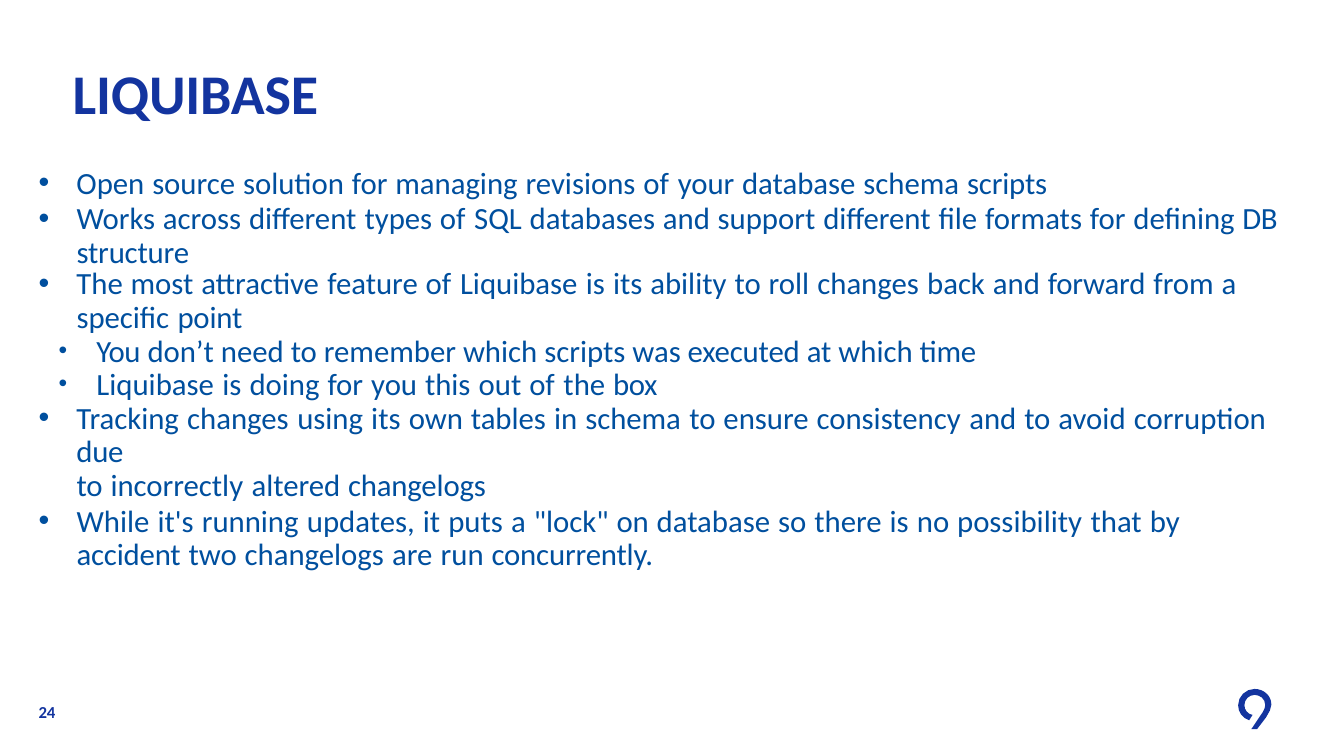
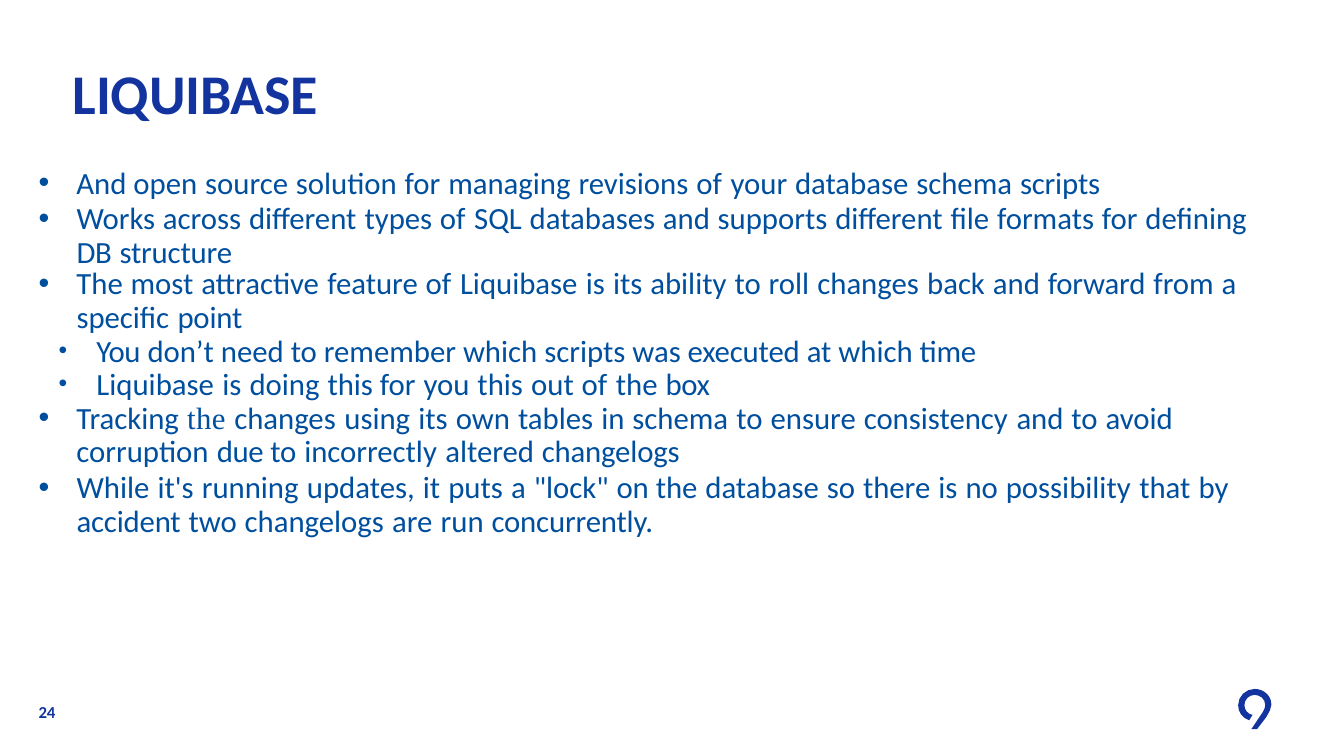
Before and after one commit to levinine/code9-2024, a slide deck: slide 24 of day-3-microservices/Understanding_Microservices.pptx. Drawn at 1344x756 pixels with LibreOffice and Linux fonts; fonts in the diff are those of the drawing; background and template pictures are left out. Boxes give left, top, right and bottom in pixels: in the first picture for what was removed or moved away, otherwise in the second. Text is boxed around its words. In the diff, an @@ line names an element or a change of style, - is before the commit and + after.

Commit message:
Changed LB slides

```diff
--- a/day-3-microservices/Understanding_Microservices.pptx
+++ b/day-3-microservices/Understanding_Microservices.pptx
@@ text at [76, 172, 1246, 264]: text changed @@
-• Open source solution for managing revisions of your database schema scripts
-• Works across different types of SQL databases and support different file formats for defining DB structure
+• And open source solution for managing revisions of your database schema scripts
+• Works across different types of SQL databases and supports different file formats for defining DB structure
@@ text at [76, 373, 1229, 538]: text changed @@
-  • Liquibase is doing for you this out of the box
-• Tracking changes using its own tables in schema to ensure consistency and to avoid corruption due
-to incorrectly altered changelogs
-• While it's running updates, it puts a "lock" on database so there is no possibility that by accident two changelogs are run concurrently.
+  • Liquibase is doing this for you this out of the box
+• Tracking the changes using its own tables in schema to ensure consistency and to avoid corruption due to incorrectly altered changelogs
+• While it's running updates, it puts a "lock" on the database so there is no possibility that by accident two changelogs are run concurrently.
```
Also in this commit, not shown: 3 other slides changed.
